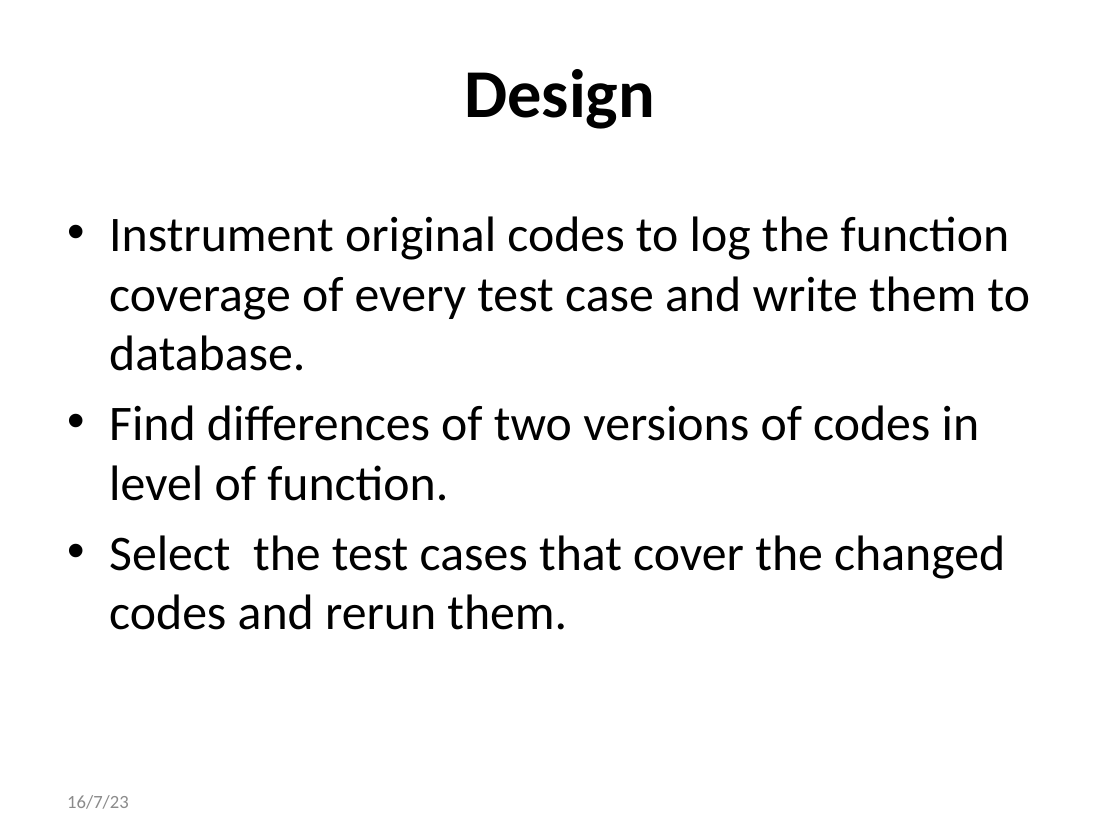
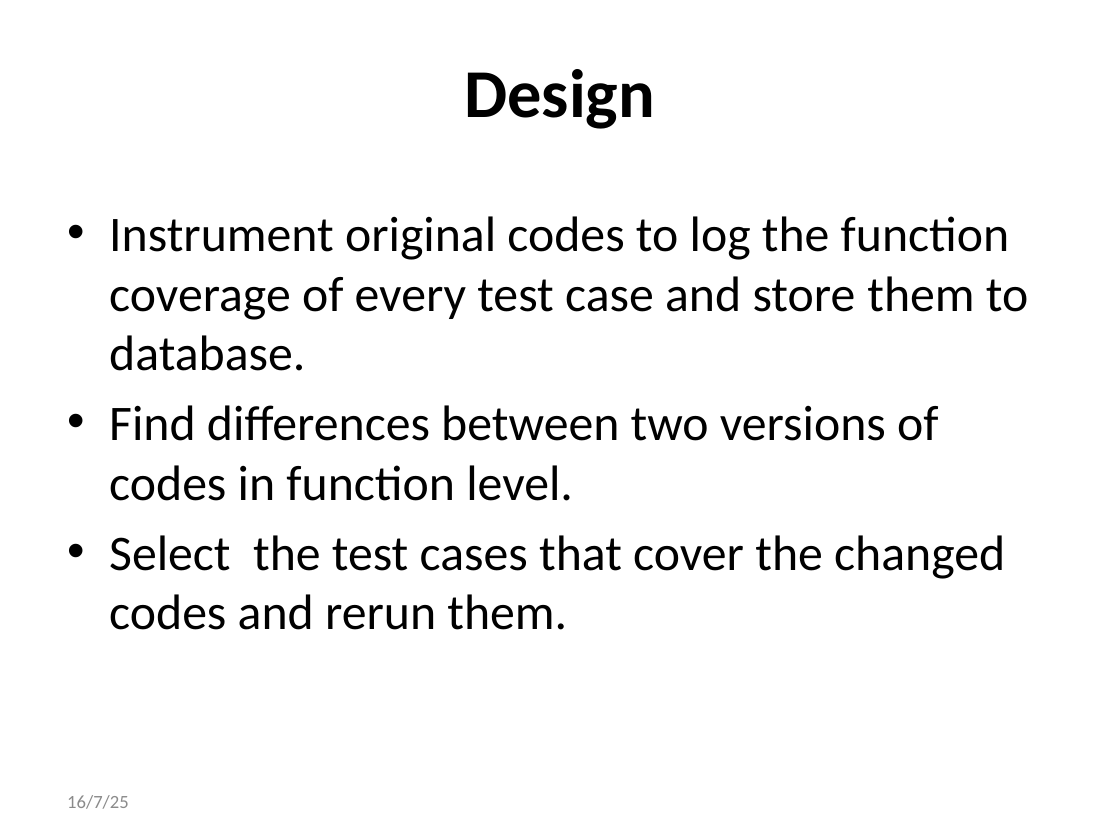
Before and after one commit to qwordy/IUT, a slide deck: slide 7 of doc/Final Presentation/Incremental_Unit_Testing-20160723-v1.pptx. Drawn at 1120x840 pixels with LibreOffice and Linux fonts; fonts in the diff are those of the drawing. Boxes give left, top, right and bottom in pixels: in the first picture for what was removed or moved away, otherwise in the second. Text is boxed around its words. In the diff, an @@ line names an element or a change of style, - is before the commit and + after.

Commit message:
add ppt v2

```diff
--- a/doc/Final Presentation/Incremental_Unit_Testing-20160723-v1.pptx
+++ b/doc/Final Presentation/Incremental_Unit_Testing-20160723-v1.pptx
@@ text at (109,216,1028,501): text changed @@
-• Instrument original codes to log the function coverage of every test case and write them to database.
-• Find differences of two versions of codes in level of function.
+• Instrument original codes to log the function coverage of every test case and store them to database.
+• Find differences between two versions of codes in function level.
@@ text at (67,795,129,809): text changed @@
-16/7/23
+16/7/25
```
Also in this commit, not shown: 30 other slides changed, 5 other files.
